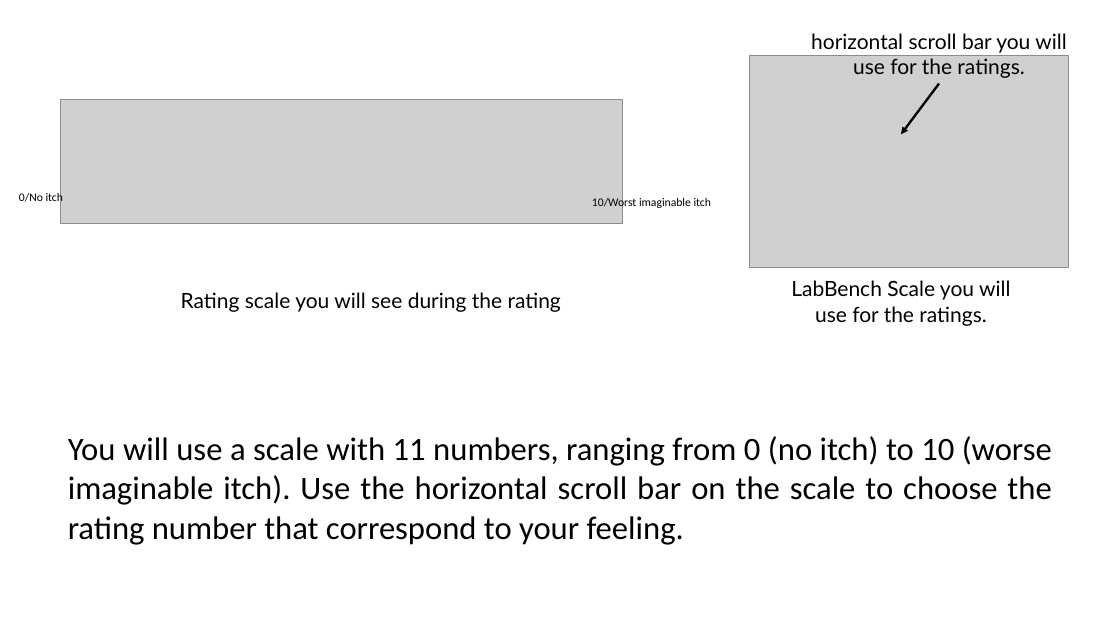
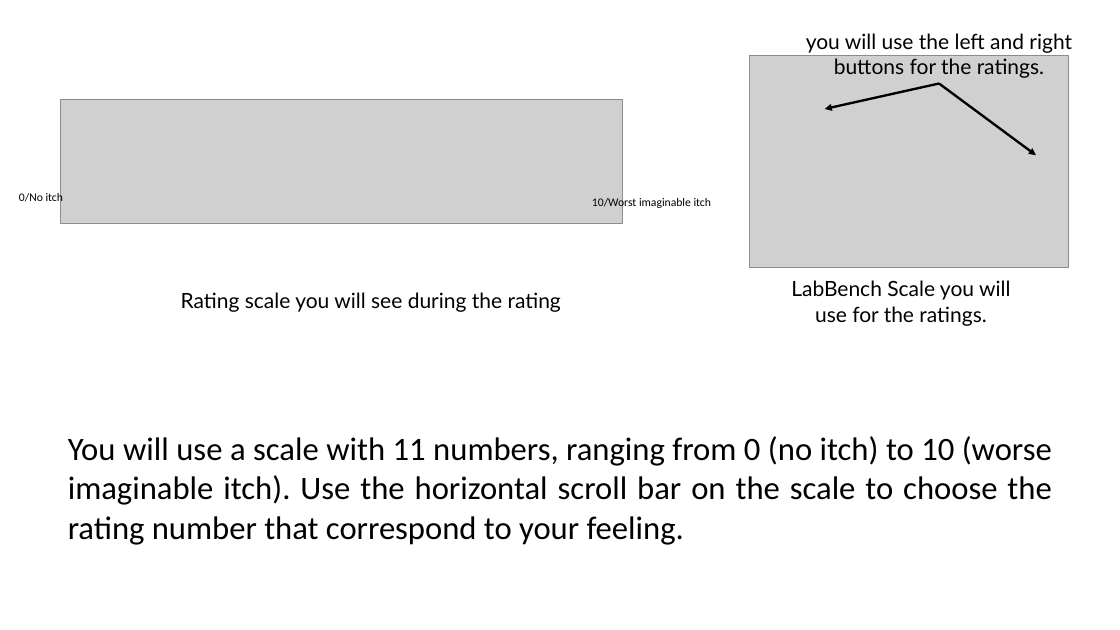
Before and after one commit to LabBench-Society/Protocols, a slide deck: slide 1 of docs/alloknesisDemo/Images.pptx. Drawn at 1120x630 pixels with LibreOffice and Linux fonts; fonts in the diff are those of the drawing; grey boxes stand for pictures. Boxes give left, top, right and bottom in pixels: in the first picture for what was removed or moved away, otherwise in the second. Text is boxed around its words. In the diff, an @@ line names an element or a change of style, - is before the commit and + after.

```diff
--- a/docs/alloknesisDemo/Images.pptx
+++ b/docs/alloknesisDemo/Images.pptx
@@ text at [806, 33, 1072, 78]: text changed @@
-horizontal scroll bar you will use for the ratings.
+you will use the left and right buttons for the ratings.
@@ arrow moved from (939, 83) - (902, 134) to (939, 83) - (825, 109) @@
@@ arrow added from (939, 83) to (1036, 155), #000000 2 pt @@
```
Also in this commit, not shown: 14 other files.
